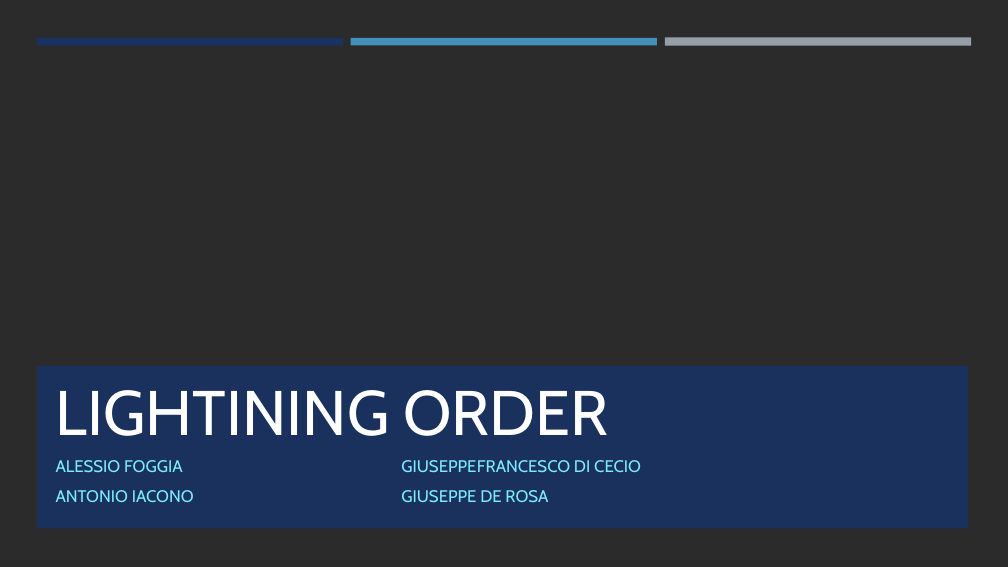
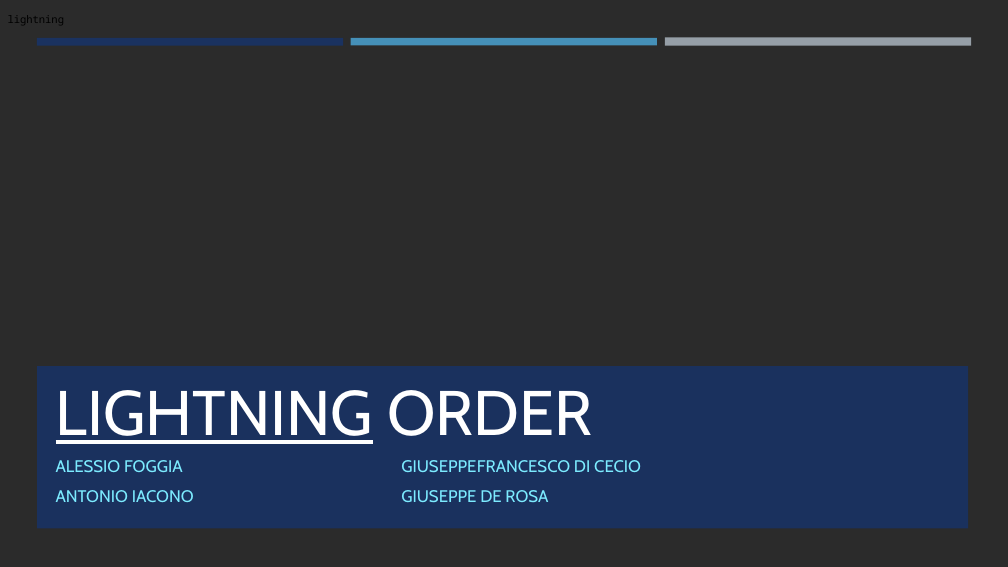
Before and after one commit to gdicecio/LightingOrder, a slide deck: slide 1 of doc/Introduzione.pptx. Drawn at 1008x567 pixels with LibreOffice and Linux fonts; fonts in the diff are those of the drawing; background and template pictures are left out; a plain dark background stands for a picture behind light text. Boxes give left, top, right and bottom in pixels: in the first picture for what was removed or moved away, otherwise in the second. Text is boxed around its words. In the diff, an @@ line names an element or a change of style, - is before the commit and + after.

```diff
--- a/doc/Introduzione.pptx
+++ b/doc/Introduzione.pptx
@@ text added at (8,18,65,23), 10 pt, text #000000 @@
+lightning
@@ title at (56,390,592,444): text changed @@
-LIGHTINING ORDER
+LIGHTNING ORDER
```
Also in this commit, not shown: 1 other slide changed, 1 slide added, 1 slide removed, 9 other files.
